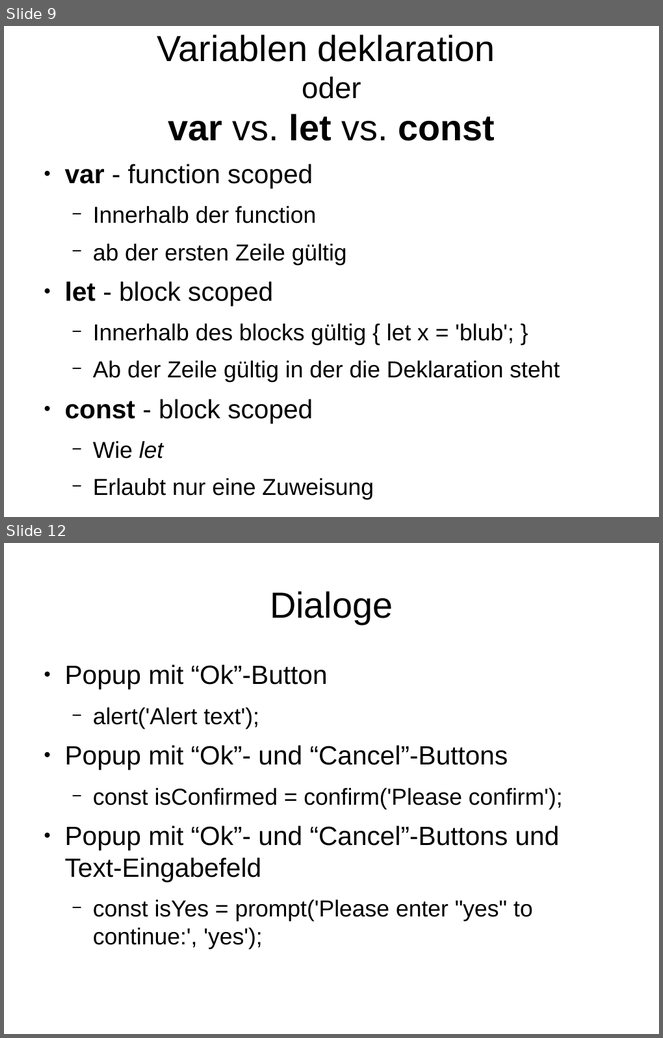
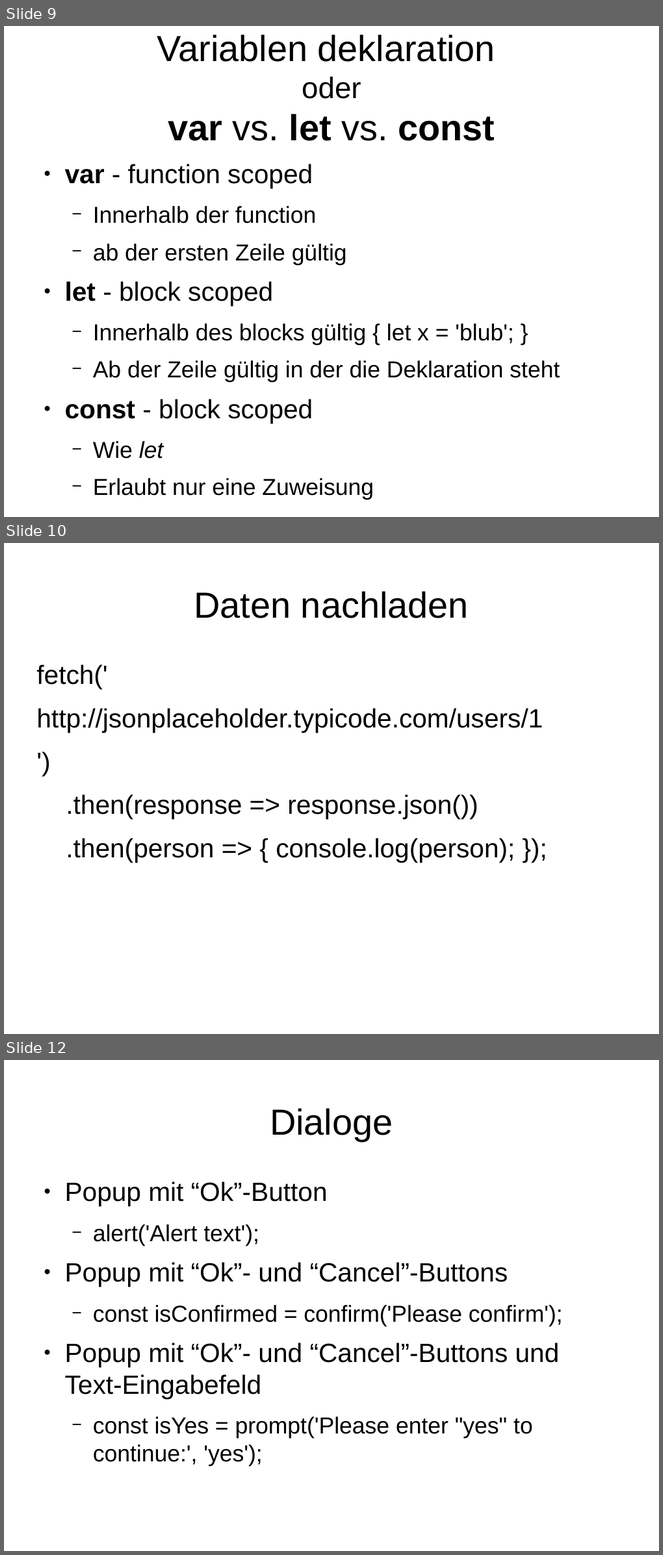
Before and after one commit to JoschaHemlep/javascript-talk, a slide deck: presentation/JavaScript.odp. Shown one above the other, each under a label of ours: slides 9 and 12 before the commit, slides 9, 10 and 12 after it; the slides between them are not shown. The pictures are 663x1038 and 663x1555 pixels, drawn with LibreOffice and Linux fonts; fonts in the diff are those of the drawing. Boxes give left, top, right and bottom in pixels: in the first picture for what was removed or moved away, otherwise in the second. Text is boxed around its words. In the diff, an @@ line names an element or a change of style, - is before the commit and + after.

```diff
--- a/presentation/JavaScript.odp
+++ b/presentation/JavaScript.odp
@@ slide 10 added at bbox=[4, 543, 659, 1034], background #FFFFFF @@
@@ title added at bbox=[194, 591, 469, 618], 44 pt, text #000000 @@
+Daten nachladen
@@ text added at bbox=[36, 665, 543, 863], 32 pt, text #000000 @@
+fetch('
+http://jsonplaceholder.typicode.com/users/1
+')
+.then(response => response.json())
+.then(person => { console.log(person); });
```
Also in this commit, not shown: 4 other slides added, 5 slides removed.
